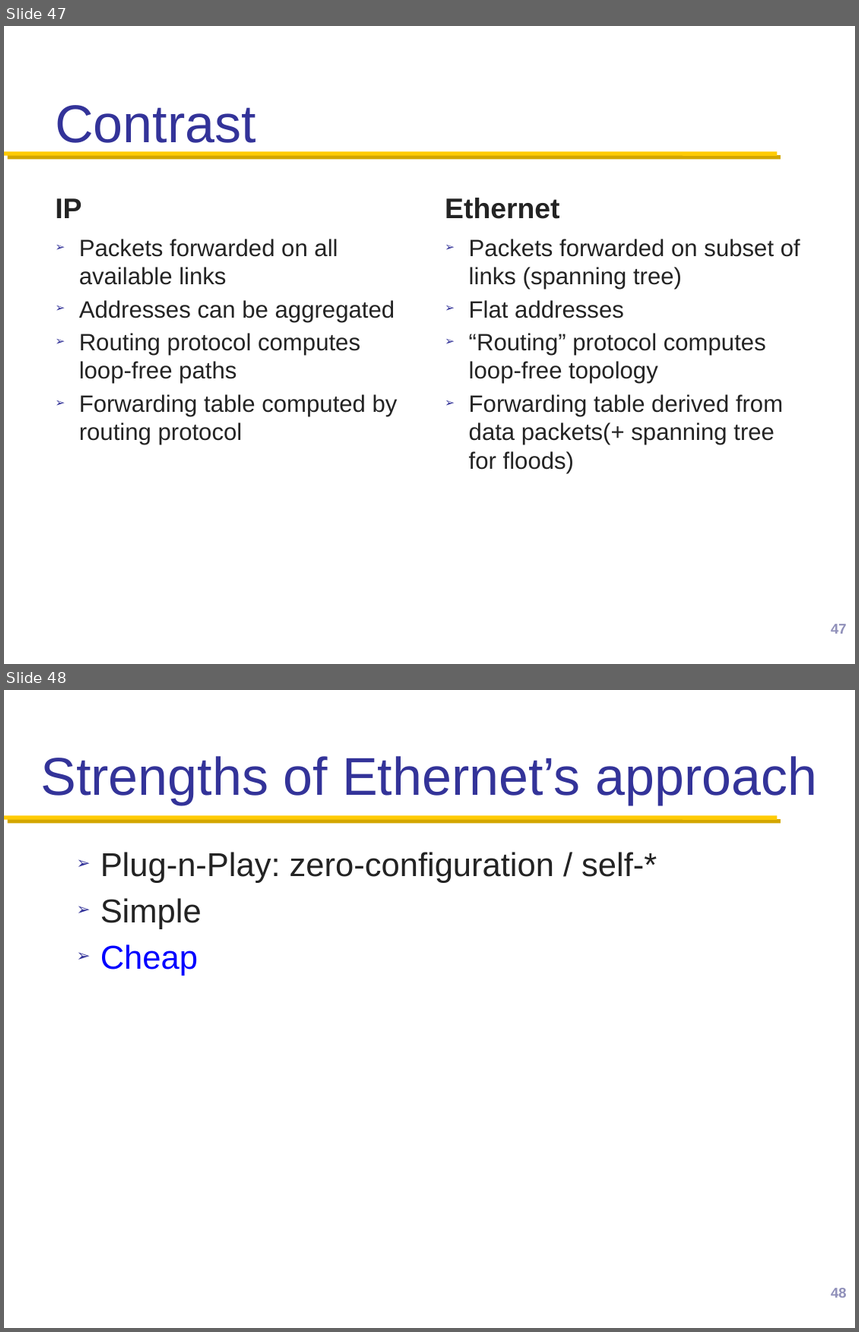
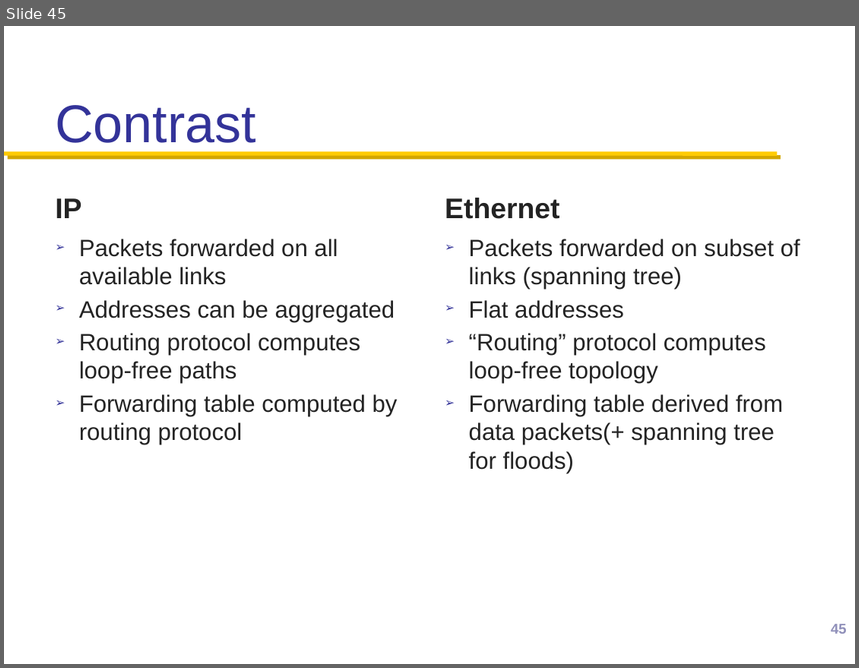
Before and after one commit to henryhxu/CSCI4430-ESTR4120, a slide deck: lec/lec16.pptx. Shown one above the other, each under a label of ours: slides 47 and 48 before the commit, slide 45 after it. The pictures are 859x1332 and 859x668 pixels, drawn with LibreOffice and Linux fonts; fonts in the diff are those of the drawing; background and template pictures are left out. Boxes give left, top, right and bottom in pixels: in the first picture for what was removed or moved away, otherwise in the second. Text is boxed around its words. In the diff, an @@ line names an element or a change of style, - is before the commit and + after.

```diff
--- a/lec/lec16.pptx
+++ b/lec/lec16.pptx
@@ slide 48 removed at (4, 690, 855, 1328), background #FFFFFF; not listed: 1 template element that a slide beside it also shows @@
@@ title removed at (41, 756, 817, 806) @@
-Strengths of Ethernet’s approach
@@ text removed at (101, 852, 657, 976) @@
-➢ Plug-n-Play: zero-configuration / self-*
-➢ Simple
-➢ Cheap
@@ page number removed at (831, 1288, 847, 1298) @@
-48
@@ what was slide 47 is now slide 45 @@
@@ page number at (831, 624, 847, 634): text changed @@
-47
+45
```
Also in this commit, not shown: 7 slides changed, 3 other slides removed.
